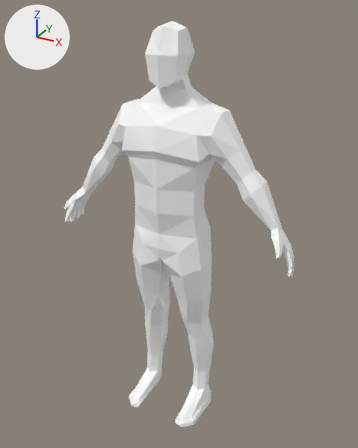
One commit to the glTF model meshes/entities/low_poly_male.glb: the scene before it, then after it.
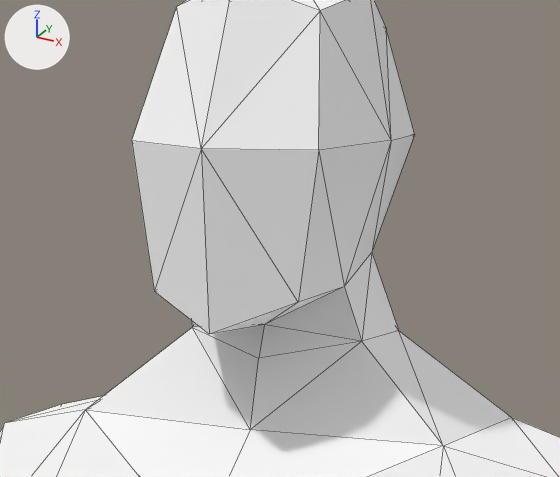
The first picture shows the older version from a 50 mm lens placed at (1.543, -2.705, 2.835), pointed at (0.031, 0.045, 1.46). The close-ups show both versions on the part from 34% to 62% of the width and 6% to 25% of the height of that picture; other places that the commit changed are outside them. Lighting does not change. The marker at upper left points along +X, +Y and +Z. The close-ups show mesh edges as thin lines. Where no turn or scale is listed for an object, it has been applied to the vertices. Vertices at the same position are counted once.
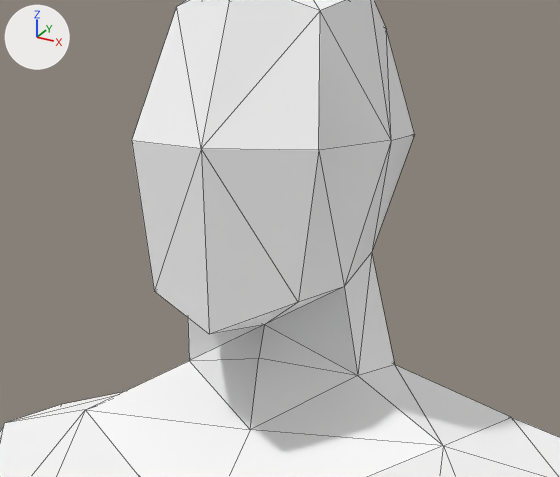
Where the newer file only moved an object's origin or applied its transform, the numbers keep the older frame.

The edits, one by one:
me_cube_004 has 518 vertices, 1046 faces and spans x -0.88..0.88, y -0.41..0.08, z -2.6..0.19.
me_cube_004 is used by ob_cube_001; location (0.0, 0.144, 2.57).
Before the commit, vertices of me_cube_004: 243 (0.1, -0.07, -0.19) at pixel (398, 330), 244 (0.1, -0.15, -0.19) at pixel (361, 341), 515 (-0.1, -0.07, -0.19), 516 (-0.1, -0.15, -0.19) at pixel (192, 327).
Part 1, on me_cube_004:
Vertices 243, 244, 515, 516 of me_cube_004 move by (-0.01, 0.0, -0.04).

What differs and where, as boxes (x1, y1, x2, y2) in the close-ups (560 x 477 px; the box of a moved part takes in the faces that stretch with it):
part 1 of me_cube_004, moved or reshaped: before (86, 253, 511, 446); after (86, 253, 510, 446)
